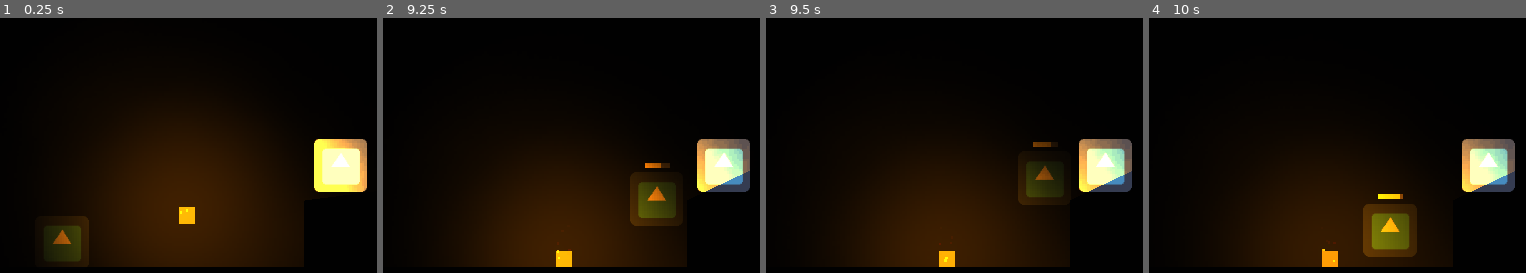
Above: before the commit, frames 1-4 (left to right).
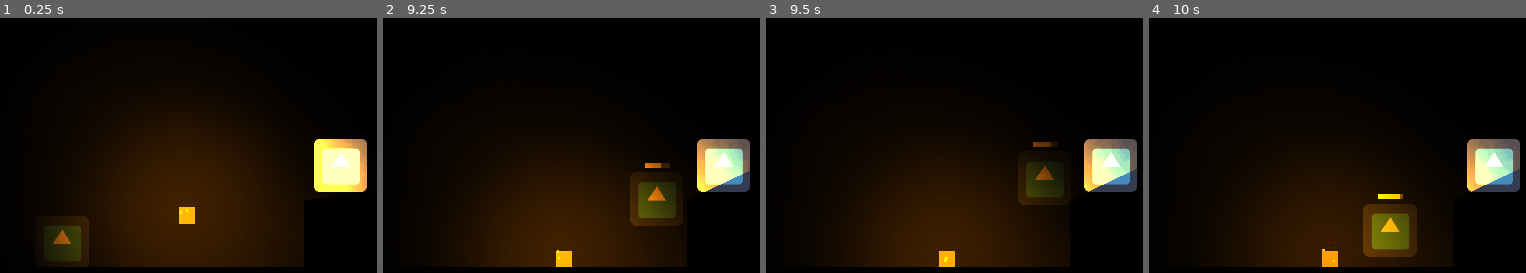
Above: after the commit, the same moments.

Repository: DuncanSparks/GMTK2019
Game: Godot game, scene res://Scenes/Test2.tscn
The game is run twice, just before and just after one commit, with the same random seed, the same clock (stepped at 60 frames per second) and the same inputs. This scene is started directly instead of the project's main scene. The engine's default icon, where the game draws it, is replaced by a stand-in: a white triangle on a blue panel in a dark square.
Inputs (mouse positions are in pixels of both pictures, inside the frame that each line leads up to):
- Up to frame 1 (0.25 s): no input
- Up to frame 2 (9.25 s): move the mouse to (outside the picture) at 0.52 s; hold Right (move_right) 0.53-2.03 s; tap E (action_grab) at 0.6, 3.6, 6.6 s; tap Space (move_jump) at 0.77, 1.52, 3.02, 3.77, 4.52, 6.02, 6.77, 7.52, 9.02 s; move the mouse to (484, 132) at 1.27 s; right-click (484, 132) at 1.35 s; move the mouse to (outside the picture) at 2.02 s; hold Left (move_left) 2.03-2.78 s; tap R (action_teleport) at 2.1, 5.1, 8.1 s; move the mouse to (605, 199) at 2.77 s; hold Right (move_right) 2.78-4.28 s; click (605, 199) at 2.85 s; move the mouse to (outside the picture) at 3.52 s; move the mouse to (405, 40) at 4.27 s; hold Left (move_left) 4.28-5.03 s; right-click (405, 40) at 4.35 s; move the mouse to (684, 109) at 5.02 s; hold Right (move_right) 5.03-5.78 s; move the mouse to (outside the picture) at 5.77 s; hold Left (move_left) 5.78-7.28 s; click (outside the picture) at 5.85 s; move the mouse to (outside the picture) at 6.52 s; move the mouse to (484, 132) at 7.27 s; hold Right (move_right) from 7.28 s (still down); right-click (484, 132) at 7.35 s; move the mouse to (outside the picture) at 8.02 s; move the mouse to (605, 199) at 8.77 s; click (605, 199) at 8.85 s
- Up to frame 3 (9.5 s): keep holding Right (move_right)
- Up to frame 4 (10 s): move the mouse to (outside the picture) at 9.52 s; release Right (move_right) at 9.53 s; hold Left (move_left) from 9.53 s (still down); tap E (action_grab) at 9.6 s; tap Space (move_jump) at 9.77 s

Frames 1-2 are identical in both runs. In frame 3, 1.2% of the frame differs, in the area x 83-99%, y 47-69%; in frame 4, 1.2%.

Commit message:
Added Weird Beez Behavior

Diff:
--- a/Instances/Enemy.tscn
+++ b/Instances/Enemy.tscn
@@ -8,6 +8,9 @@
 
 [sub_resource type="RectangleShape2D" id=2]
 extents = Vector2( 37.7889, 40.2482 )
+
+[sub_resource type="RectangleShape2D" id=3]
+extents = Vector2( 24.5227, 37.667 )
 
 [node name="Enemy" type="KinematicBody2D"]
 position = Vector2( 283.127, 239.555 )
@@ -29,4 +32,21 @@
 [node name="CollisionShape2D" type="CollisionShape2D" parent="Area2D"]
 shape = SubResource( 2 )
 
+[node name="PlayerAreaVicinityFront" type="Area2D" parent="."]
+
+[node name="CollisionShape2D" type="CollisionShape2D" parent="PlayerAreaVicinityFront"]
+position = Vector2( 61.0137, -0.17482 )
+shape = SubResource( 3 )
+
+[node name="PlayerAreaVicinityBack" type="Area2D" parent="."]
+position = Vector2( 57.3423, 13.4615 )
+
+[node name="CollisionShape2D" type="CollisionShape2D" parent="PlayerAreaVicinityBack"]
+position = Vector2( -117.832, -13.9859 )
+shape = SubResource( 3 )
 [connection signal="area_entered" from="Area2D" to="." method="_on_Area2D_area_entered"]
+[connection signal="body_entered" from="PlayerAreaVicinityFront" to="." method="_on_PlayerAreaVicinityFront_body_entered"]
+[connection signal="body_exited" from="PlayerAreaVicinityFront" to="." method="_on_PlayerAreaVicinityFront_body_exited"]
+[connection signal="body_shape_entered" from="PlayerAreaVicinityFront" to="." method="_on_PlayerAreaVicinityFront_body_shape_entered"]
+[connection signal="body_shape_entered" from="PlayerAreaVicinityBack" to="." method="_on_PlayerAreaVicinityBack_body_shape_entered"]
+[connection signal="body_shape_exited" from="PlayerAreaVicinityBack" to="." method="_on_PlayerAreaVicinityBack_body_shape_exited"]
--- a/Scripts/BasicEnemy.gd
+++ b/Scripts/BasicEnemy.gd
@@ -1,8 +1,9 @@
 extends KinematicBody2D
 
-const GRAVITY: float = 600.0;
-const JUMP_FORCE: float = 300.0;
-var WALK_SPEED: int = -100;
+const GRAVITY: float = 600.0
+const JUMP_FORCE: float = 300.0
+var WALK_SPEED: int = -100
+var temp_speed: int = 0
 
 var velocity: Vector2 = Vector2.ZERO;
 var jumping = false;
@@ -18,9 +19,33 @@
 	velocity = move_and_slide(velocity, Vector2(0, 1))
 
 
-func _on_Area2D_area_entered(area: Area2D) -> void:
-	if area.is_in_group("Torch"):
-		var temp_speed: int = WALK_SPEED;
-		WALK_SPEED = 0;
+func _on_PlayerAreaVicinityFront_body_shape_exited(body_id, body, body_shape, area_shape):
+	if body.name == "Player":
+		WALK_SPEED = temp_speed;
+		temp_speed = 0;
+
+
+func _on_PlayerAreaVicinityBack_body_shape_exited(body_id, body, body_shape, area_shape):
+	if body.name == "Player":
+		WALK_SPEED = temp_speed;
+		temp_speed = 0;
+
+
+func _on_PlayerAreaVicinityFront_body_shape_entered(body_id, body, body_shape, area_shape):
+	if body.name == "Player":
+		temp_speed = WALK_SPEED;
+		WALK_SPEED = 300
 		yield(get_tree().create_timer(3.0), "timeout")
-		WALK_SPEED = temp_speed;
+		print("wait man");
+		WALK_SPEED = temp_speed
+
+func _on_PlayerAreaVicinityBack_body_shape_entered(body_id, body, body_shape, area_shape):
+	if body.name == "Player":
+		temp_speed = WALK_SPEED;
+		WALK_SPEED = -300
+
+
+
+
+func _on_PlayerAreaVicinityFront_body_exited(body):
+	pass # Replace with function body.
Not shown: 1 places in Instances/Enemy.tscn that only renumber resources
